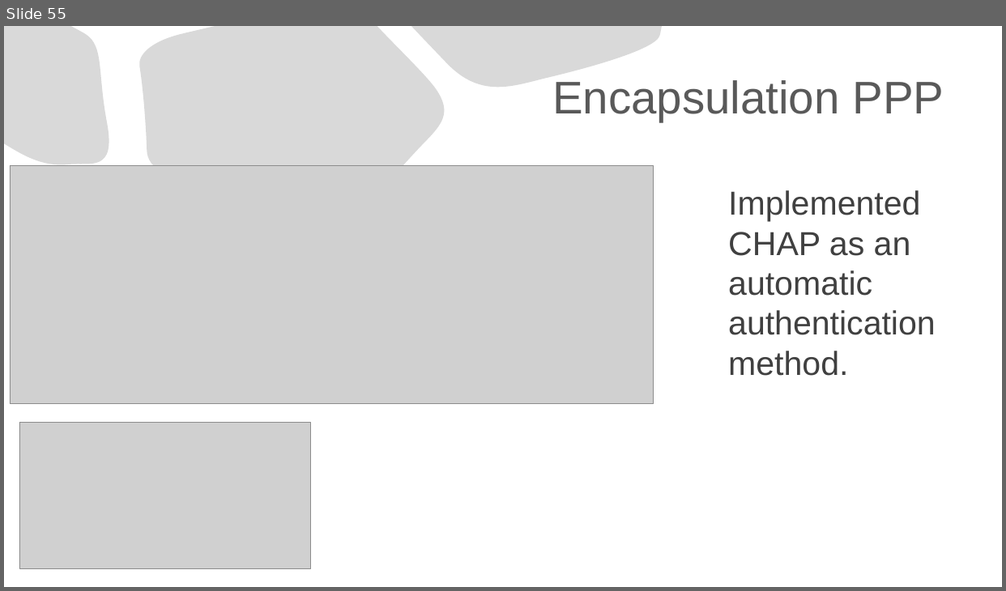
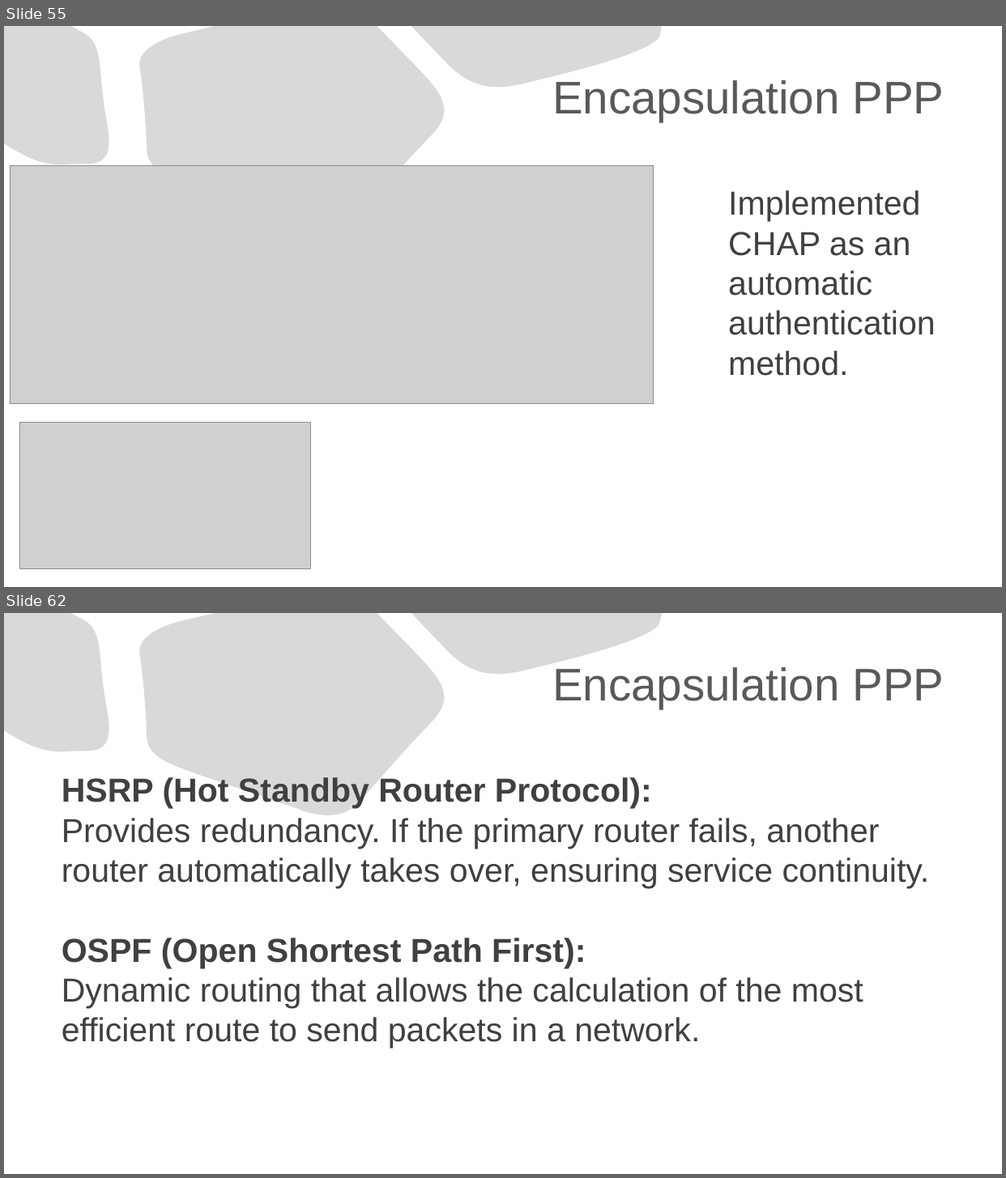
Before and after one commit to Advanced-Diploma-of-IT-Tel-Network-Eng/Assessments, a slide deck: TERM1-BLOCK1/2-ICTNWK541-Configure_Verify_Troubleshoot_WAN_links-IP_services/Assessmet_Task2/Task2/ICTNWK541 Assessment task.pptx. Shown one above the other, each under a label of ours: slide 55 before the commit, slides 55 and 62 after it; the slides between them are not shown. The pictures are 1006x591 and 1006x1178 pixels, drawn with LibreOffice and Linux fonts; fonts in the diff are those of the drawing; grey boxes stand for pictures. Boxes give left, top, right and bottom in pixels: in the first picture for what was removed or moved away, otherwise in the second. Text is boxed around its words. In the diff, an @@ line names an element or a change of style, - is before the commit and + after.

```diff
--- a/TERM1-BLOCK1/2-ICTNWK541-Configure_Verify_Troubleshoot_WAN_links-IP_services/Assessmet_Task2/Task2/ICTNWK541 Assessment task.pptx
+++ b/TERM1-BLOCK1/2-ICTNWK541-Configure_Verify_Troubleshoot_WAN_links-IP_services/Assessmet_Task2/Task2/ICTNWK541 Assessment task.pptx
@@ slide 62 added at bbox=[4, 613, 1002, 1174], background #FFFFFF; not listed: 3 template elements that a slide beside it also shows @@
@@ title added at bbox=[552, 667, 944, 709], 44 pt, text #595959 @@
+Encapsulation PPP
@@ text added at bbox=[62, 777, 930, 1049], 32 pt, text #404040 @@
+HSRP (Hot Standby Router Protocol):
+Provides redundancy. If the primary router fails, another router automatically takes over, ensuring service continuity.
+OSPF (Open Shortest Path First):
+Dynamic routing that allows the calculation of the most efficient route to send packets in a network.
```
Also in this commit, not shown: 10 other slides added.
